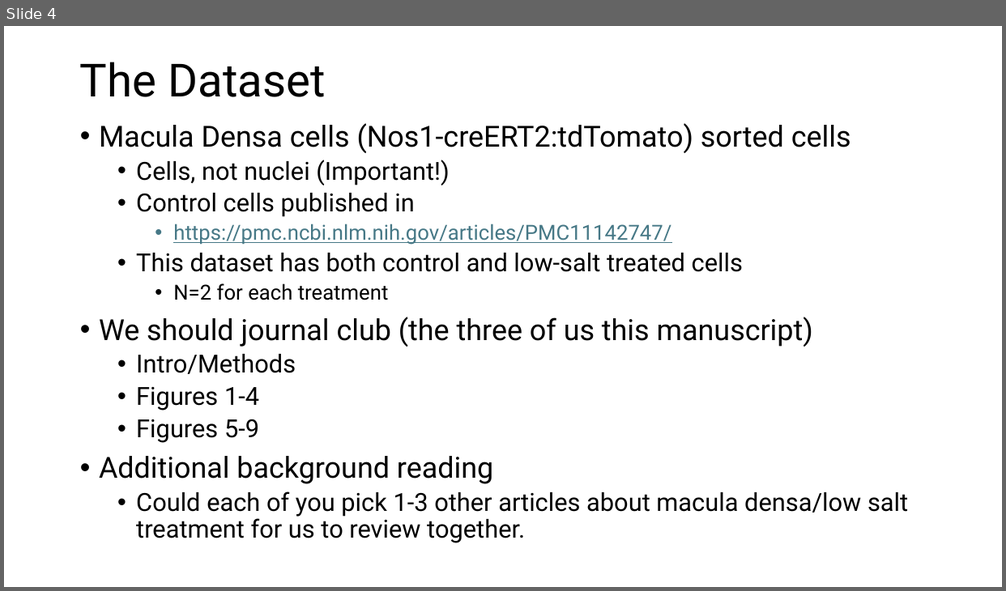
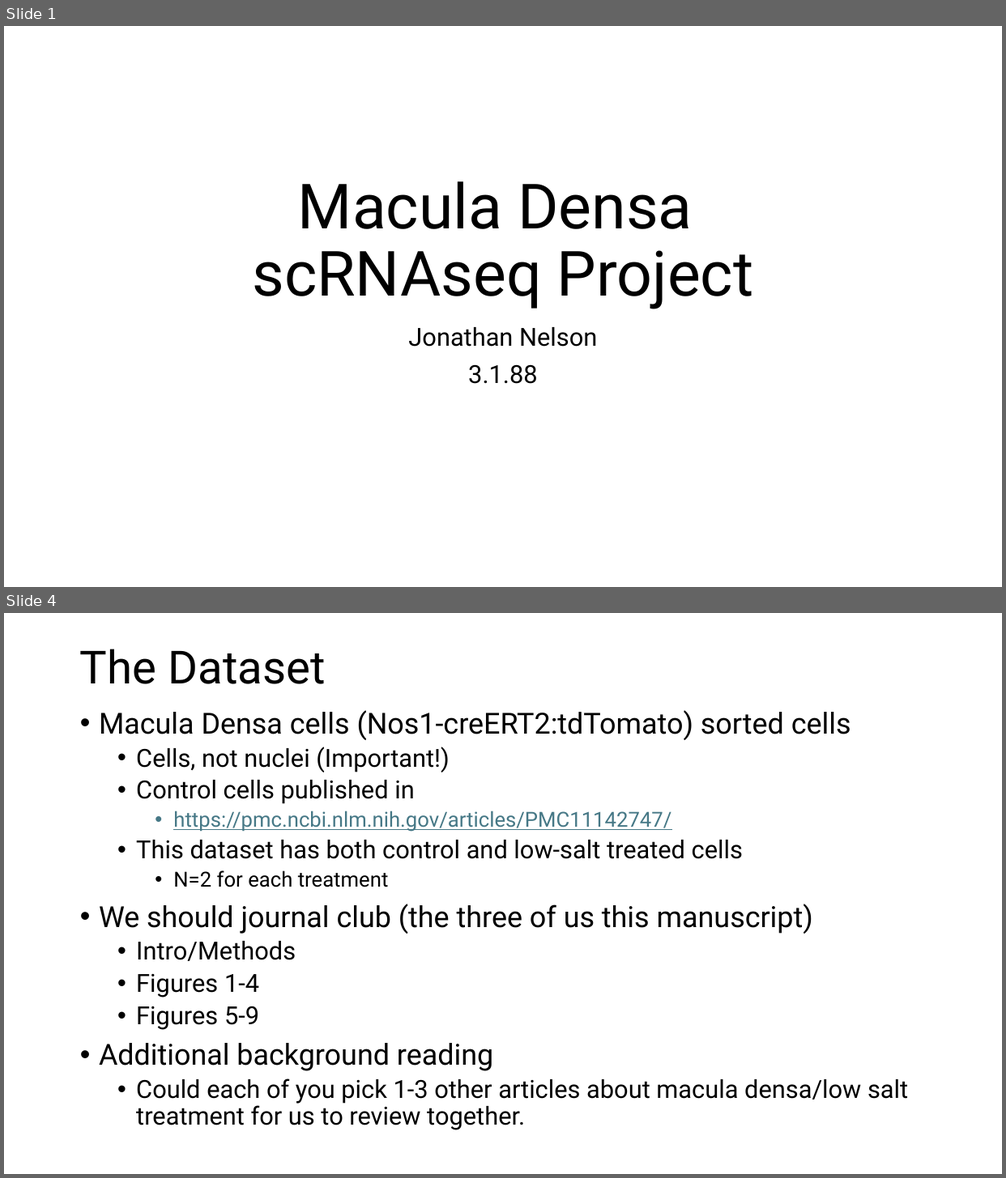
Before and after one commit to usckrc/macula_densa_scRNAseq, a slide deck: presentations/project_introduction_jwn.pptx. Shown one above the other, each under a label of ours: slide 4 before the commit, slides 1 and 4 after it; the slides between them are not shown. The pictures are 1006x591 and 1006x1178 pixels, drawn with LibreOffice and Linux fonts; fonts in the diff are those of the drawing. Boxes give left, top, right and bottom in pixels: in the first picture for what was removed or moved away, otherwise in the second. Text is boxed around its words. In the diff, an @@ line names an element or a change of style, - is before the commit and + after.

```diff
--- a/presentations/project_introduction_jwn.pptx
+++ b/presentations/project_introduction_jwn.pptx
@@ slide 1 added at (4,26,1002,587), background #FFFFFF @@
@@ title added at (252,182,753,310), 60 pt, text #000000 @@
+Macula Densa
+scRNAseq Project
@@ subtitle added at (408,327,597,384), 24 pt, text #000000 @@
+Jonathan Nelson
+3.1.88
```
Also in this commit, not shown: 5 slides changed, 11 other slides added, 3 slides removed, 4 other files.
